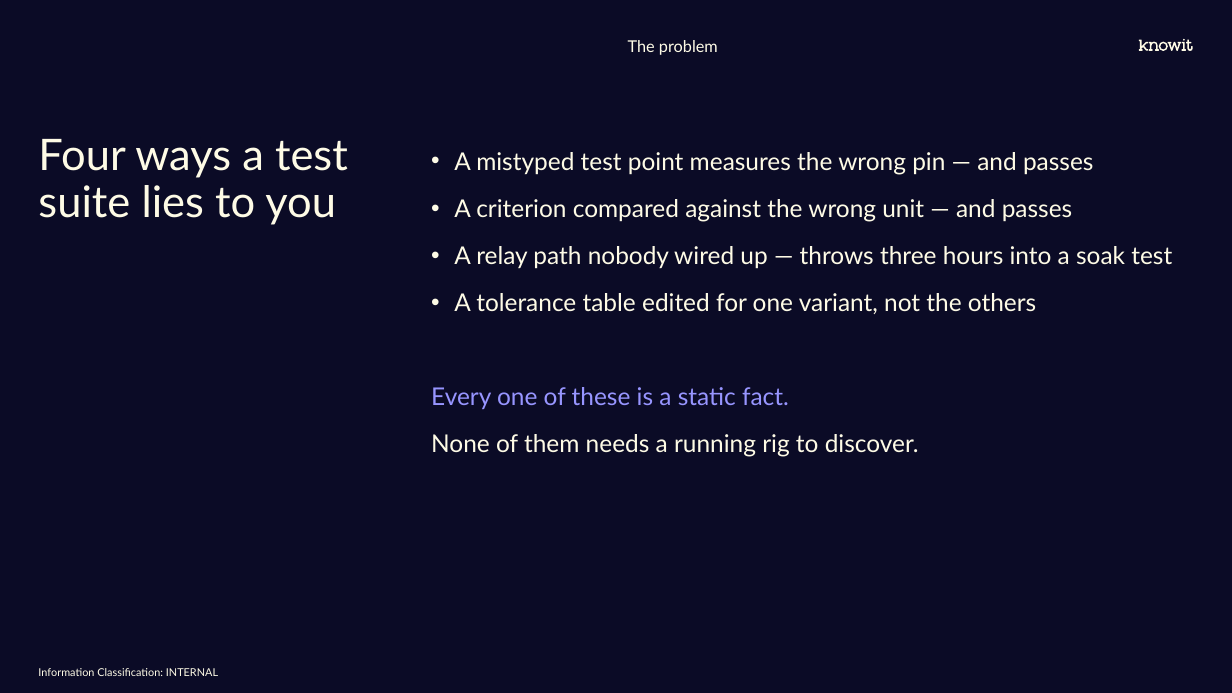
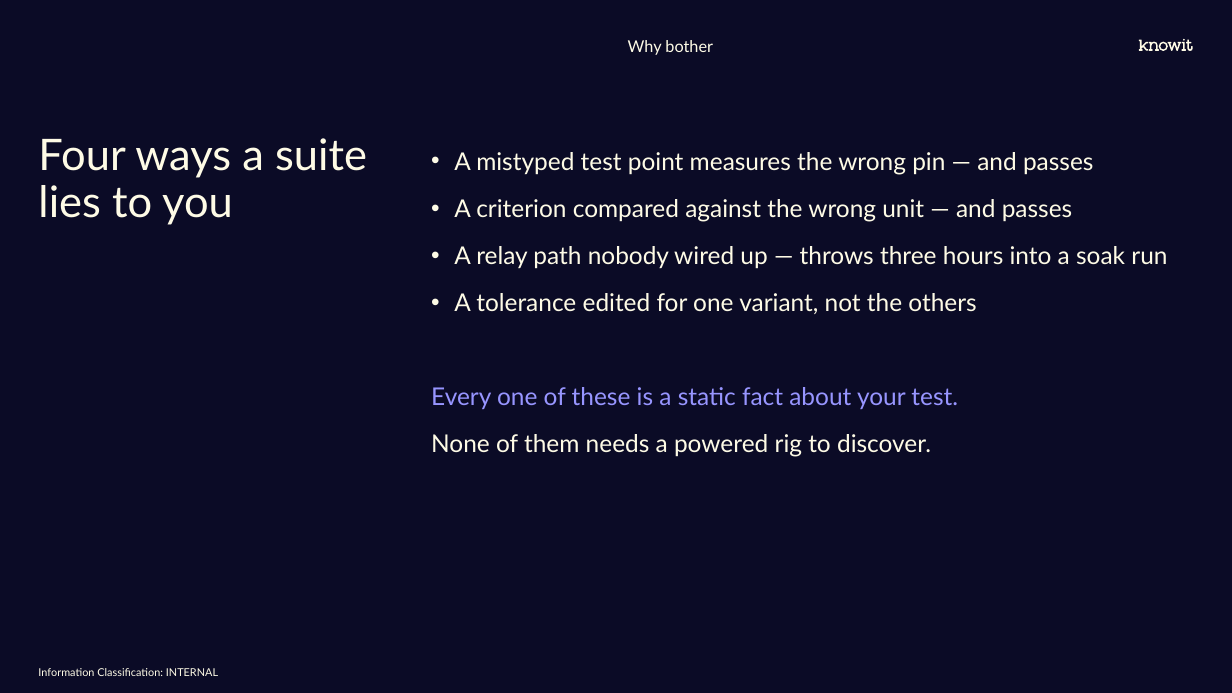
Before and after one commit to Rambrant/thorium, a slide deck: slide 3 of docs/Thorium.pptx. Drawn at 1232x693 pixels with LibreOffice and Linux fonts; fonts in the diff are those of the drawing; background and template pictures are left out. Boxes give left, top, right and bottom in pixels: in the first picture for what was removed or moved away, otherwise in the second. Text is boxed around its words. In the diff, an @@ line names an element or a change of style, - is before the commit and + after.

Commit message:
New PowerPoint

```diff
--- a/docs/Thorium.pptx
+++ b/docs/Thorium.pptx
@@ text at <box>628,40,713,55</box>: text changed @@
-The problem
+Why bother
@@ title at <box>38,138,367,225</box>: text changed @@
-Four ways a test suite lies to you
+Four ways a suite lies to you
@@ text at <box>431,246,1167,457</box>: text changed @@
-• A relay path nobody wired up — throws three hours into a soak test
-• A tolerance table edited for one variant, not the others
-Every one of these is a static fact.
-None of them needs a running rig to discover.
+• A relay path nobody wired up — throws three hours into a soak run
+• A tolerance edited for one variant, not the others
+Every one of these is a static fact about your test.
+None of them needs a powered rig to discover.
```
Also in this commit, not shown: 13 other slides changed, 9 slides added, 2 slides removed, 5 other files.
